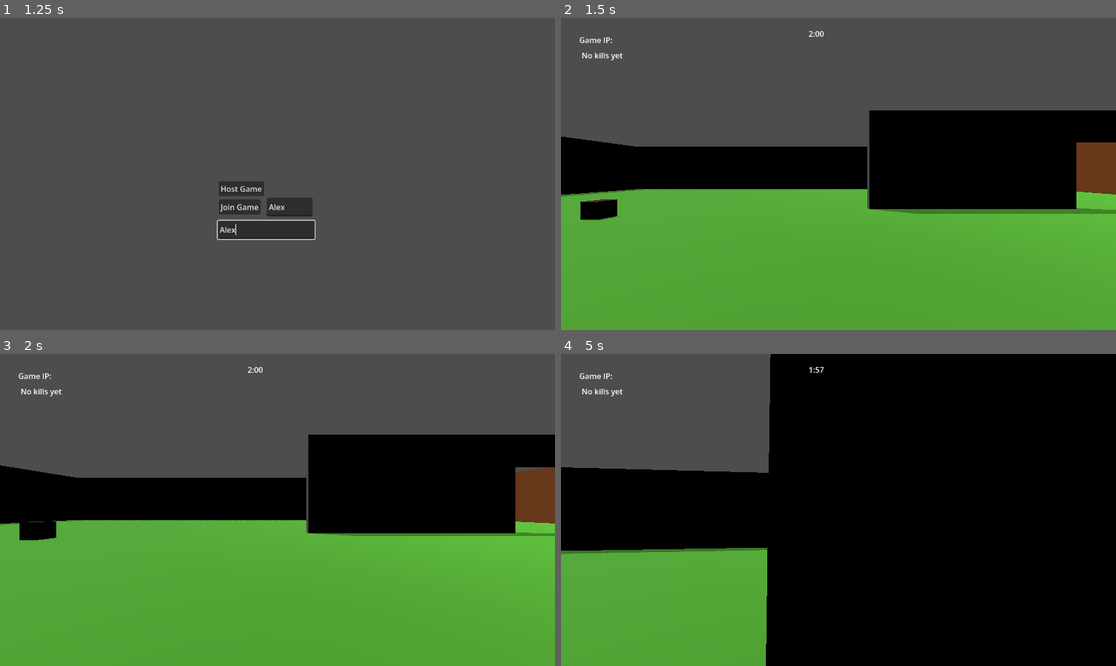
Above: before the commit, frames 1-4 (two rows, left to right).
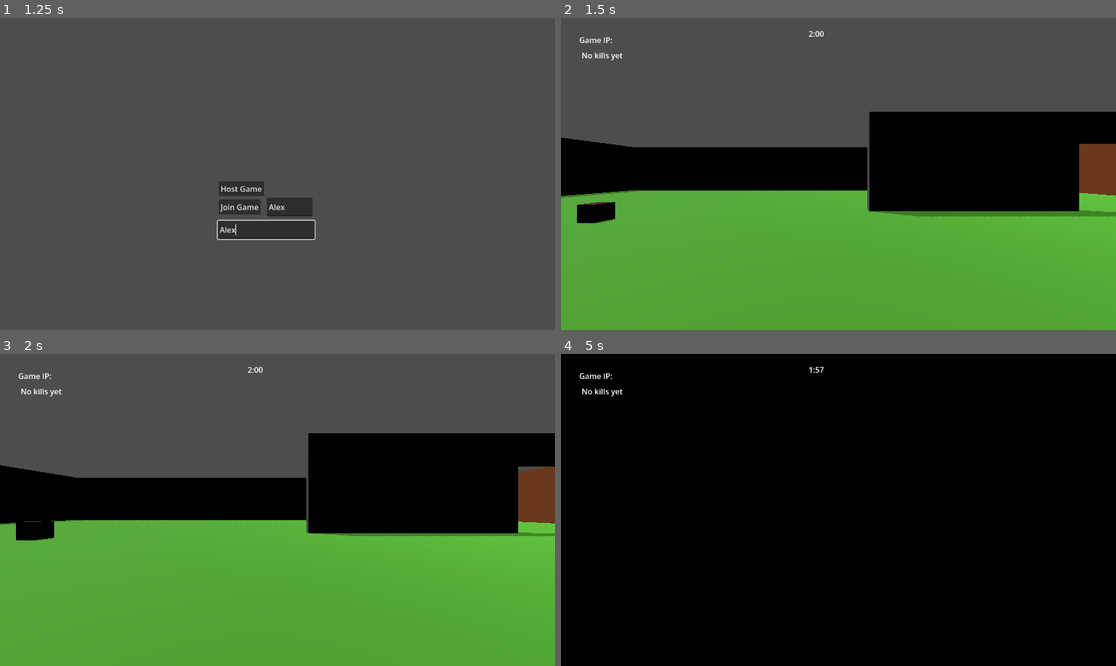
Above: after the commit, the same moments.

Repository: omriklein/prop-hunt-game
Game: Godot game, scene res://scenes/main_menu.tscn
The game is run twice, just before and just after one commit, with the same random seed, the same clock (stepped at 60 frames per second) and the same inputs.
Inputs (mouse positions are in pixels of both pictures, inside the frame that each line leads up to):
- Up to frame 1 (1.25 s): click (288, 208) at 0.52 s; type "Alex" at 0.6 s; click (266, 230) at 0.75 s; type "Alex" at 0.83 s
- Up to frame 2 (1.5 s): click "Host Game" at 1.25 s
- Up to frame 3 (2 s): no input
- Up to frame 4 (5 s): move the mouse to (866, 510) at 2.02 s; press the mouse at (866, 510) at 2.03 s; hold Up (move_forwards) from 2.03 s (still down); tap Space (jump) at 2.27, 3.02, 4.52 s; move the mouse to (810, 510) at 2.77 s; release the mouse at (810, 510) at 2.78 s; tap Shift (sprint) at 2.85, 4.35 s; move the mouse to (849, 503) at 3.52 s; press the mouse at (849, 503) at 3.53 s; move the mouse to (832, 516) at 4.27 s; release the mouse at (832, 516) at 4.28 s

Frame 1 is identical in both runs. In frame 2, 1.7% of the frame differs, in the area x 0-100%, y 29-66%; in frame 3, 0.4%; in frame 4, 28%, in the area x 0-38%, y 0-100%.

Commit message:
Add survivor model (Casual_2) with AnimationTree — idle, walk, shoot states

Diff:
--- a/scenes/player/survivor.tscn
+++ b/scenes/player/survivor.tscn
@@ -2,10 +2,11 @@
 
 [ext_resource type="Script" uid="uid://d33ibpedgabi0" path="res://scripts/survivor_controller.gd" id="1_ftb0p"]
 [ext_resource type="PackedScene" uid="uid://b3lk73br0g3" path="res://scenes/ui/pause_menu.tscn" id="2_lbosi"]
+[ext_resource type="PackedScene" uid="uid://udwp5fr5d0tn" path="res://assets/models/Casual_2.gltf" id="3_468fc"]
 
 [sub_resource type="CapsuleShape3D" id="CapsuleShape3D_qwepw"]
-
-[sub_resource type="CapsuleMesh" id="CapsuleMesh_ftb0p"]
+radius = 0.23583984
+height = 1.8099632
 
 [sub_resource type="SceneReplicationConfig" id="SceneReplicationConfig_ftb0p"]
 properties/0/path = NodePath(".:position")
@@ -15,20 +16,129 @@
 properties/1/spawn = true
 properties/1/replication_mode = 1
 
+[sub_resource type="AnimationNodeAnimation" id="AnimationNodeAnimation_468fc"]
+animation = &"Gun_Shoot"
+
+[sub_resource type="AnimationNodeAnimation" id="AnimationNodeAnimation_cssvq"]
+animation = &"Idle_Neutral"
+
+[sub_resource type="AnimationNodeAnimation" id="AnimationNodeAnimation_rn4bn"]
+animation = &"Walk"
+
+[sub_resource type="AnimationNodeStateMachineTransition" id="AnimationNodeStateMachineTransition_hustm"]
+advance_mode = 2
+
+[sub_resource type="AnimationNodeStateMachineTransition" id="AnimationNodeStateMachineTransition_468fc"]
+
+[sub_resource type="AnimationNodeStateMachineTransition" id="AnimationNodeStateMachineTransition_rn4bn"]
+
+[sub_resource type="AnimationNodeStateMachineTransition" id="AnimationNodeStateMachineTransition_4i6lg"]
+switch_mode = 2
+
+[sub_resource type="AnimationNodeStateMachineTransition" id="AnimationNodeStateMachineTransition_k00o7"]
+switch_mode = 1
+
+[sub_resource type="AnimationNodeStateMachineTransition" id="AnimationNodeStateMachineTransition_cssvq"]
+switch_mode = 1
+
+[sub_resource type="AnimationNodeStateMachineTransition" id="AnimationNodeStateMachineTransition_l5duv"]
+switch_mode = 1
+
+[sub_resource type="AnimationNodeStateMachine" id="AnimationNodeStateMachine_k00o7"]
+states/Gun_Shoot/node = SubResource("AnimationNodeAnimation_468fc")
+states/Gun_Shoot/position = Vector2(500, 149)
+states/Idle_Neutral/node = SubResource("AnimationNodeAnimation_cssvq")
+states/Idle_Neutral/position = Vector2(328, 100)
+states/Walk/node = SubResource("AnimationNodeAnimation_rn4bn")
+states/Walk/position = Vector2(525, 50)
+transitions = ["Start", "Idle_Neutral", SubResource("AnimationNodeStateMachineTransition_hustm"), "Idle_Neutral", "Walk", SubResource("AnimationNodeStateMachineTransition_468fc"), "Idle_Neutral", "Gun_Shoot", SubResource("AnimationNodeStateMachineTransition_rn4bn"), "Gun_Shoot", "Idle_Neutral", SubResource("AnimationNodeStateMachineTransition_4i6lg"), "Gun_Shoot", "Walk", SubResource("AnimationNodeStateMachineTransition_k00o7"), "Walk", "Idle_Neutral", SubResource("AnimationNodeStateMachineTransition_cssvq"), "Walk", "Gun_Shoot", SubResource("AnimationNodeStateMachineTransition_l5duv")]
+
 [node name="Survivor" type="CharacterBody3D" unique_id=697928002]
 script = ExtResource("1_ftb0p")
 
 [node name="CollisionShape3D" type="CollisionShape3D" parent="." unique_id=1883379158]
+transform = Transform3D(1, 0, 0, 0, 1, 0, 0, 0, 1, 0, 0.056195788, 0)
 shape = SubResource("CapsuleShape3D_qwepw")
 
-[node name="MeshInstance3D" type="MeshInstance3D" parent="." unique_id=815788325]
-mesh = SubResource("CapsuleMesh_ftb0p")
-
 [node name="Camera3D" type="Camera3D" parent="." unique_id=33344443]
-transform = Transform3D(1, 0, 0, 0, 1, 0, 0, 0, 1, 0, 0.68410945, 0)
+transform = Transform3D(1, 0, 0, 0, 1, 0, 0, 0, 1, 0, 0.825572, -0.13340192)
 
 [node name="MultiplayerSynchronizer" type="MultiplayerSynchronizer" parent="." unique_id=1787954973]
 replication_config = SubResource("SceneReplicationConfig_ftb0p")
 visibility_update_mode = 1
 
 [node name="PauseMenu" parent="." unique_id=1890610406 instance=ExtResource("2_lbosi")]
+
+[node name="Casual_2" parent="." unique_id=962478476 instance=ExtResource("3_468fc")]
+transform = Transform3D(-1, 0, -8.742278e-08, 0, 1, 0, 8.742278e-08, 0, -1, 0, -0.85, 0.1)
+
+[node name="Skeleton3D" parent="Casual_2/CharacterArmature" parent_id_path=PackedInt32Array(962478476, 2124507748) index="0" unique_id=1255813056]
+bones/1/position = Vector3(-0.021458268, 0.811097, -0.045605686)
+bones/1/rotation = Quaternion(3.0267984e-09, 2.3841858e-07, -0.0064031365, 0.9999795)
+bones/3/rotation = Quaternion(0.047781564, 4.3755963e-07, 2.9359336e-08, 0.9988578)
+bones/4/rotation = Quaternion(0.028011998, 0.030384831, -0.016609803, 0.99900764)
+bones/5/rotation = Quaternion(-0.008577761, 0.022760428, -0.008612231, 0.99966705)
+bones/6/rotation = Quaternion(0.059392888, -1.5318423e-05, -0.0016881602, 0.9982333)
+bones/7/rotation = Quaternion(-0.028792217, -0.0026978918, 0.023028275, 0.9993166)
+bones/8/position = Vector3(0.0987475, 0.029017666, 0.02127571)
+bones/8/rotation = Quaternion(0.45619932, 0.8402315, 0.10690715, -0.2728811)
+bones/9/rotation = Quaternion(0.57389826, -0.47396263, -0.51643544, -0.42343205)
+bones/10/rotation = Quaternion(-0.11770084, 0.012349914, -0.074109286, 0.99020296)
+bones/11/rotation = Quaternion(0.010541518, 0.021214293, 0.039322134, 0.9989457)
+bones/13/rotation = Quaternion(-0.040890895, -0.032145627, 0.067043506, 0.9963934)
+bones/14/rotation = Quaternion(-0.079073526, 0.011655671, 0.025053116, 0.99648577)
+bones/15/rotation = Quaternion(-0.029872311, 0.009780768, 0.004962074, 0.99949354)
+bones/17/rotation = Quaternion(-0.08997475, 0.025432603, -0.00615306, 0.99560034)
+bones/18/rotation = Quaternion(-0.12041011, 0.0062388917, -0.018847289, 0.9925257)
+bones/19/rotation = Quaternion(-0.019045565, 0.00917197, -0.011120972, 0.9997148)
+bones/21/rotation = Quaternion(-0.07693077, 0.15949571, -0.069272645, 0.9817556)
+bones/22/rotation = Quaternion(-0.11816427, 0.040226378, -0.04146296, 0.9913122)
+bones/23/rotation = Quaternion(-0.07517978, 0.030085102, -0.0074802567, 0.996688)
+bones/25/rotation = Quaternion(-0.1265887, 0.17958415, -0.16197222, 0.96202385)
+bones/26/rotation = Quaternion(-0.09079757, -0.056609496, -0.023062501, 0.9939916)
+bones/27/rotation = Quaternion(-0.11694978, -0.018361026, -0.002898905, 0.99296385)
+bones/28/rotation = Quaternion(0.003876999, 0.19860761, -0.34576175, 0.9170544)
+bones/29/rotation = Quaternion(0.04172779, -0.12201462, 0.08518156, 0.9879855)
+bones/30/rotation = Quaternion(-0.08858776, -0.055602834, 0.12199241, 0.98700476)
+bones/31/position = Vector3(-0.09804791, 0.029017791, 0.021275792)
+bones/31/rotation = Quaternion(-0.45619923, 0.8402316, 0.106907494, 0.27288067)
+bones/32/rotation = Quaternion(-0.7709006, -0.13941273, -0.22342464, 0.5799635)
+bones/33/rotation = Quaternion(-0.14198078, -0.0047775507, 0.27211383, 0.951721)
+bones/34/rotation = Quaternion(0.021973815, -0.032600656, 0.08473628, 0.9956275)
+bones/36/rotation = Quaternion(-0.040890887, 0.032145627, -0.06704345, 0.9963934)
+bones/37/rotation = Quaternion(-0.079073526, -0.011655672, -0.025053125, 0.9964858)
+bones/38/rotation = Quaternion(-0.0298723, -0.009780762, -0.004962061, 0.99949354)
+bones/39/rotation = Quaternion(0.025722718, 0.01940881, -0.016910614, 0.9993376)
+bones/40/rotation = Quaternion(-0.09596744, -0.028884219, -0.05328903, 0.99353725)
+bones/41/rotation = Quaternion(-0.12041012, -0.0062388647, 0.018847277, 0.9925257)
+bones/42/rotation = Quaternion(-0.01904558, -0.0091719655, 0.0111209955, 0.9997148)
+bones/43/rotation = Quaternion(0.00911316, 0.050340876, -0.12795733, 0.9904593)
+bones/44/rotation = Quaternion(-0.08193288, -0.16051693, 0.036554255, 0.9829472)
+bones/45/rotation = Quaternion(-0.11816418, -0.040226363, 0.041462958, 0.9913122)
+bones/46/rotation = Quaternion(-0.07517976, -0.030085102, 0.0074802744, 0.996688)
+bones/47/rotation = Quaternion(0.017032534, 0.07191996, -0.22635885, 0.9712359)
+bones/48/rotation = Quaternion(-0.1265887, -0.17958416, 0.16197222, 0.96202385)
+bones/49/rotation = Quaternion(-0.090797596, 0.056609474, 0.023062479, 0.9939916)
+bones/50/rotation = Quaternion(-0.11694976, 0.018361052, 0.0028988456, 0.99296385)
+bones/51/rotation = Quaternion(0.0038770712, -0.19860765, 0.34576166, 0.9170545)
+bones/52/rotation = Quaternion(0.04172771, 0.122014694, -0.08518152, 0.9879855)
+bones/53/rotation = Quaternion(-0.088587716, 0.05560279, -0.12199227, 0.98700476)
+bones/54/rotation = Quaternion(-0.6530081, 0.22845802, 0.68380576, -0.23194179)
+bones/55/rotation = Quaternion(0.15047732, 0.6909102, -0.15047732, 0.6909097)
+bones/56/rotation = Quaternion(0.7068805, -0.03295493, 0.7027963, -0.07287879)
+bones/57/rotation = Quaternion(0.22615148, -0.6699671, 0.22615147, 0.6699666)
+bones/58/position = Vector3(0.09769869, 0.069927074, 0.35794988)
+bones/58/rotation = Quaternion(0.5298148, 2.3603436e-05, 1.4834104e-05, 0.84811336)
+bones/59/position = Vector3(0.12059134, 0.46685842, 0.68544304)
+bones/59/rotation = Quaternion(-0.0026737682, 3.3855315e-05, -9.0521596e-08, 0.9999964)
+bones/60/position = Vector3(-0.10746042, 0.12827282, -0.4588981)
+bones/60/rotation = Quaternion(0.88250536, -0.0007633269, 0.0045494307, 0.47027978)
+bones/61/position = Vector3(-0.12059167, 0.46685842, 0.685443)
+bones/61/rotation = Quaternion(-0.0026737682, -3.4093737e-05, 9.115905e-08, 0.9999964)
+
+[node name="AnimationTree" type="AnimationTree" parent="." unique_id=137553614]
+root_node = NodePath("../Casual_2")
+tree_root = SubResource("AnimationNodeStateMachine_k00o7")
+anim_player = NodePath("../Casual_2/AnimationPlayer")
+
+[editable path="Casual_2"]
--- a/scripts/survivor_controller.gd
+++ b/scripts/survivor_controller.gd
@@ -7,6 +7,8 @@
 const ROCK_SCENE = preload("res://scenes/props/rock.tscn")
 
 @onready var camera: Camera3D = $Camera3D
+@onready var mesh: Node3D = $Casual_2
+@onready var animation_tree: AnimationTree = $AnimationTree
 
 var rock_count := 0
 
@@ -68,16 +70,23 @@
 		velocity.x = move_toward(velocity.x, 0, SPEED)
 		velocity.z = move_toward(velocity.z, 0, SPEED)
 
+	var playback = animation_tree.get("parameters/playback")
+	if Input.is_action_just_pressed("throw"):
+		playback.travel("Gun_Shoot")
+	elif velocity.length() > 0.1:
+		playback.travel("Walk")
+	else:
+		playback.travel("Idle_Neutral")
 	move_and_slide()
 
 @rpc("any_peer", "call_local")
 func die():
 	rock_count = 0
 	set_physics_process(false)
-	$MeshInstance3D.visible = false
+	mesh.visible = false
 	await get_tree().create_timer(2).timeout
 	global_position = Vector3(0, 2, 0)
-	$MeshInstance3D.visible = true
+	mesh.visible = true
 	set_physics_process(is_multiplayer_authority())
 
 func add_rocks(amount: int = 1) -> void:
Not shown, added: assets/models/Casual_2.gltf
Not shown, changed: CLAUDE.md
